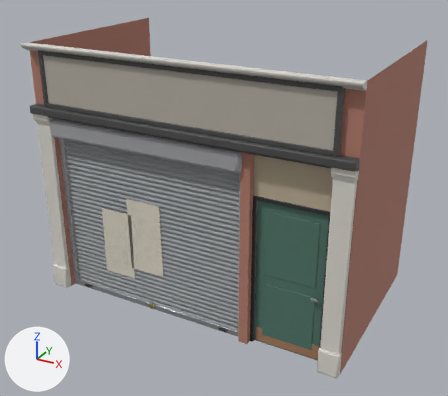
The glTF model assets/buildings/shuttered_5a.glb as it was, and as the next commit left it.
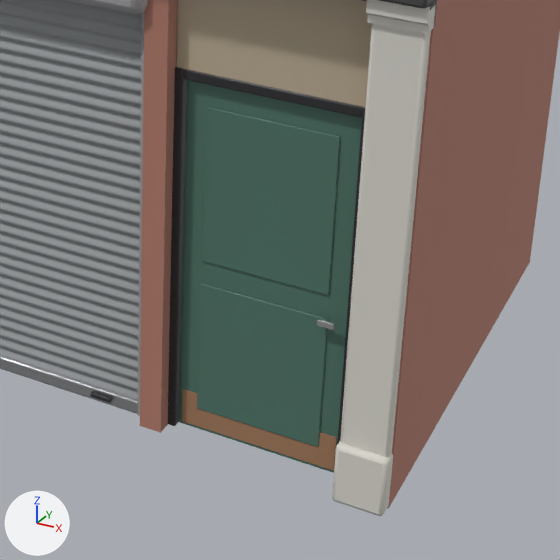
Each version appears first whole from a 50 mm camera at (6.87, -6.64, 5.55) aimed at (2.54, 1.24, 1.61), and next in a close-up on the part from 41% to 91% of the width and 42% to 100% of the height. The axes (+X, +Y, +Z) are drawn at lower left. The lights are the same throughout. The first two pictures are the older version. Vertices at exactly the same position are counted once.

The older version as bpy lines, for what is in view:
```python
me_shuttered_5a = bpy.data.meshes.new('shuttered_5a')
me_shuttered_5a.from_pydata(...)  # 2049 vertices, 3542 faces; spans x 0.0..5.0, y -0.16..3.0, z 0.0..4.0
me_shuttered_5a.materials.append(mat_brick_red)  # brown #b37c6c
me_shuttered_5a.materials.append(mat_stone_trim)  # light grey #dad7ce
me_shuttered_5a.materials.append(mat_trim_dark)  # dark grey #4b4b4b
me_shuttered_5a.materials.append(mat_sign_board)  # grey #b3ada2
me_shuttered_5a.materials.append(mat_sign_face)  # grey #b3ada2
me_shuttered_5a.materials.append(mat_interior_dark)  # dark grey #383530
me_shuttered_5a.materials.append(mat_metal_dark)  # dark grey #454548
me_shuttered_5a.materials.append(mat_trim_green)  # dark green #507669
me_shuttered_5a.materials.append(mat_metal_rust)  # brown #aa8161
me_shuttered_5a.materials.append(mat_chrome)  # white #edeff1
me_shuttered_5a.materials.append(mat_plywood)  # beige #bcad95
me_shuttered_5a.materials.append(mat_roller_door)  # grey #a0a4a6
me_shuttered_5a.materials.append(mat_aluminium)  # light grey #c4c5c8
me_shuttered_5a.materials.append(mat_brass)  # brown #ceb381
me_shuttered_5a.materials.append(mat_galvanized)  # light grey #bcbcbf
me_shuttered_5a.materials.append(mat_posters)  # pale yellow #dad3c4
ob_shuttered_5a = bpy.data.objects.new('shuttered_5a', me_shuttered_5a)
ob_shuttered_5a.location = (0.0, 0.0, 0.0)
```
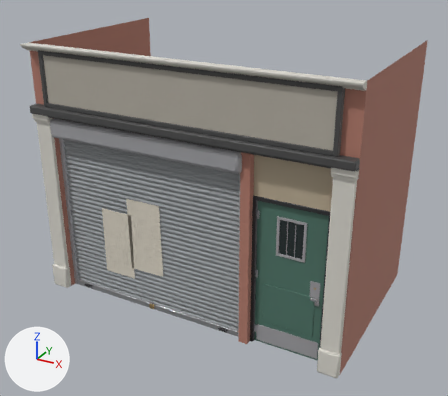
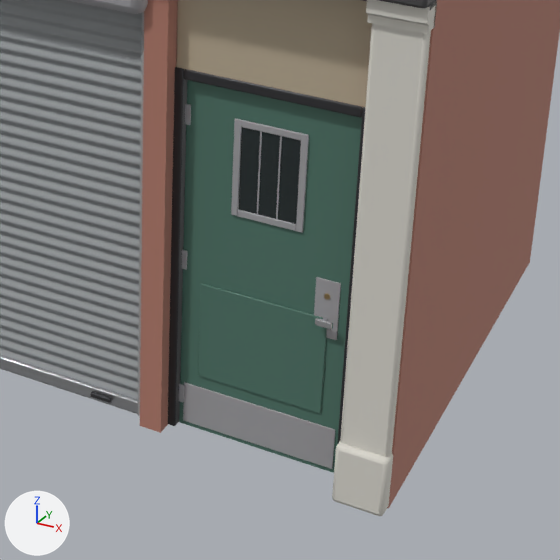
What differs and where, as boxes (x1, y1, x2, y2) in the close-ups (560 x 560 px; the box of a moved part takes in the faces that stretch with it):
part 1 of me_shuttered_5a, added
    after: (257, 131, 262, 215)
part 2 of me_shuttered_5a, moved or reshaped
    before: (182, 389, 337, 471)
    after: (183, 382, 335, 469)
part 3 of me_shuttered_5a, added
    after: (276, 136, 282, 219)
part 4 of me_shuttered_5a, added
    after: (314, 277, 341, 340)
part 5 of me_shuttered_5a, added
    after: (179, 384, 184, 402)
part 6 of me_shuttered_5a, added
    after: (182, 250, 188, 270)
part 7 of me_shuttered_5a, added
    after: (185, 104, 191, 125)
part 8 of me_shuttered_5a, added
    after: (231, 118, 309, 233)
part 9 of me_shuttered_5a, moved or reshaped
    before: (201, 107, 340, 330)
    after: (238, 127, 333, 330)
part 10 of me_shuttered_5a, moved or reshaped
    before: (197, 285, 327, 447)
    after: (198, 285, 327, 414)

The edits, one by one:
Material 'glass_dark' (mat_glass_dark) is new.
Its base color is (0.03, 0.035, 0.04) (dark grey #303538).
Its metallic is 0.3.
Its roughness is 0.05.
Its alpha is 0.82.
me_shuttered_5a is used by ob_shuttered_5a; location (0.0, 0.0, 0.0).
me_shuttered_5a had 2049 vertices, 3542 faces and spanned x 0.0..5.0, y -0.16..3.0, z 0.0..4.0.
me_shuttered_5a now has 2469 vertices, 4352 faces and spans x 0.0..5.0, y -0.16..3.0, z 0.0..4.0.
me_shuttered_5a part 1: a new loose piece, a box spanning x 4.0893..4.0973, y 0.131..0.136, z 1.53..2.03, in mat_galvanized (light grey #bcbcbf).
me_shuttered_5a part 2: the loose piece of 56 vertices spanning x 3.67..4.63, y 0.13..0.14, z 0.02..0.25 is scaled about its middle by (0.979, 1.41, 1.17), then moved by (0.0, 0.0, 0.03), in mat_galvanized (light grey #bcbcbf).
me_shuttered_5a part 3: a new loose piece, a box spanning x 4.2027..4.2107, y 0.131..0.136, z 1.53..2.03, in mat_galvanized (light grey #bcbcbf).
me_shuttered_5a part 4: the loose piece of 56 vertices spanning x 3.77..4.53, y 0.13..0.14, z 0.15..1.0 is copied, and the copy is scaled about its middle by (0.181, -0.363, -0.422), then moved by (0.37, 0.0, 0.49), in mat_galvanized (light grey #bcbcbf); it spans x 4.45..4.59, y 0.13..0.14, z 0.88..1.24.
me_shuttered_5a part 5: the loose piece of 56 vertices spanning x 3.67..4.63, y 0.13..0.14, z 0.02..0.25 is copied, and the copy is scaled about its middle by (0.0403, -2.05, -0.514), then moved by (-0.49, 0.0, 0.09), in mat_galvanized (light grey #bcbcbf); it spans x 3.64..3.68, y 0.13..0.14, z 0.16..0.28.
me_shuttered_5a part 6: the loose piece of 56 vertices spanning x 3.77..4.53, y 0.13..0.14, z 1.15..2.1 is copied, and the copy is scaled about its middle by (0.0511, 1.09, 0.123), then moved by (-0.49, 0.0, -0.5), in mat_galvanized (light grey #bcbcbf); it spans x 3.64..3.68, y 0.13..0.14, z 1.07..1.18.
me_shuttered_5a part 7: the loose piece of 56 vertices spanning x 3.77..4.53, y 0.13..0.14, z 1.15..2.1 is copied, and the copy is scaled about its middle by (0.0511, 1.09, 0.123), then moved by (-0.49, 0.0, 0.41), in mat_galvanized (light grey #bcbcbf); it spans x 3.64..3.68, y 0.13..0.14, z 1.97..2.09.
me_shuttered_5a part 8: a new loose piece of 216 vertices spanning x 3.94..4.36, y 0.13..0.14, z 1.49..2.07, in mat_galvanized (light grey #bcbcbf).
me_shuttered_5a part 9: 37 vertices moved from x 3.77..4.59, y 0.07..0.14, z 0.98..1.15 to x 4.48..4.58, y 0.07..0.14, z 0.98..1.16; 80 vertices removed from x 3.77..4.59, y 0.07..0.14, z 0.98..2.1; 44 vertices added at x 3.98..4.57, y 0.07..0.14, z 0.98..2.03.
me_shuttered_5a part 10: 28 vertices moved from x 3.77..4.53, y 0.13..0.14, z 0.15 to x 3.77..4.53, y 0.13..0.14, z 0.38.
me_shuttered_5a no longer uses material mat_metal_rust (brown #aa8161).
me_shuttered_5a gains material mat_glass_dark (dark grey #303538).
